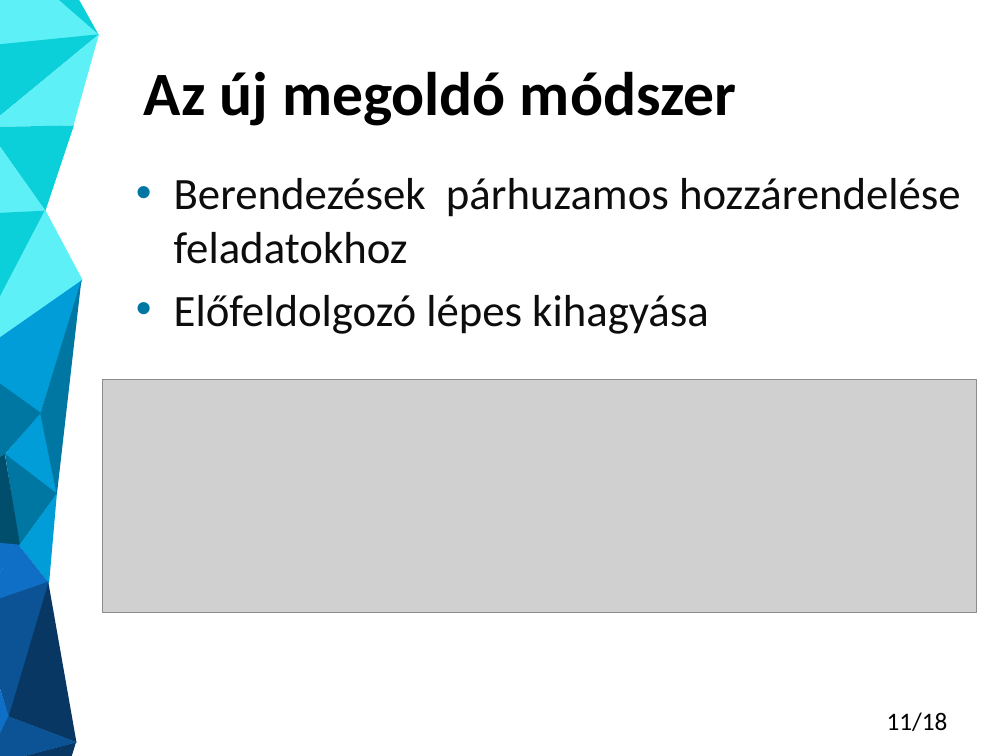
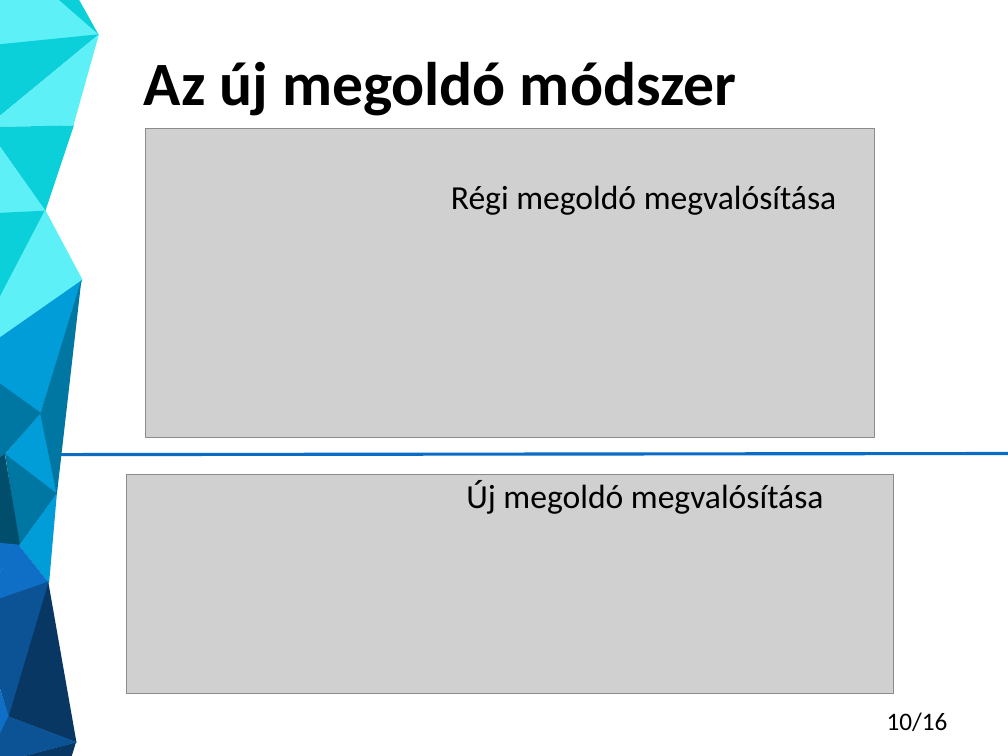
Before and after one commit to Gergo1912/Szakdolgozat, a slide deck: slide 10 of Molnar_Gergo_TDK_eloadas.pptx (slide 11 before the commit). Drawn at 1008x756 pixels with LibreOffice and Linux fonts; fonts in the diff are those of the drawing; grey boxes stand for pictures. Boxes give left, top, right and bottom in pixels: in the first picture for what was removed or moved away, otherwise in the second. Text is boxed around its words. In the diff, an @@ line names an element or a change of style, - is before the commit and + after.

```diff
--- a/Molnar_Gergo_TDK_eloadas.pptx
+++ b/Molnar_Gergo_TDK_eloadas.pptx
@@ title "Az új megoldó módszer": place and size @@
-title "Az új megoldó módszer" at <box>144,71,736,126</box>
+title "Az új megoldó módszer" at <box>144,61,736,116</box>
@@ picture added at <box>145,128,875,437</box> @@
@@ text removed at <box>174,178,961,334</box> @@
-• Berendezések párhuzamos hozzárendelése feladatokhoz
-• Előfeldolgozó lépes kihagyása
@@ text added at <box>451,185,836,215</box>, 24 pt, text #000000 @@
+Régi megoldó megvalósítása
@@ picture removed at <box>102,379,976,612</box> @@
@@ line added from (60, 455) to (1008, 454), #0A6DC6 2.25 pt @@
@@ picture added at <box>127,475,894,694</box> @@
@@ text added at <box>466,480,824,514</box>, 24 pt, text #000000 @@
+Új megoldó megvalósítása
@@ page number at <box>887,712,948,731</box>: text changed @@
-11/18
+10/16
```
Also in this commit, not shown: 8 other slides changed, 2 slides removed, 1 other file.
